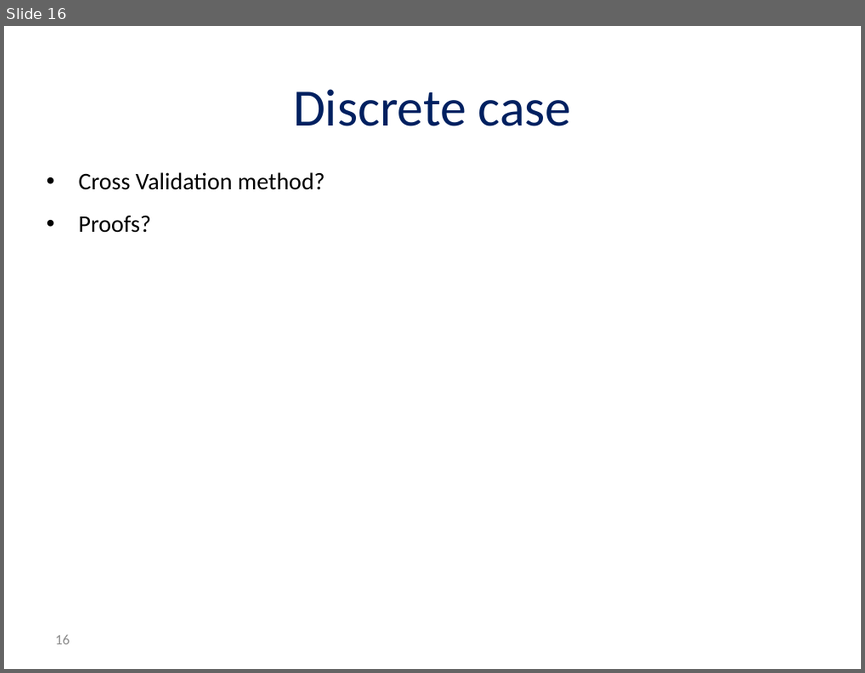
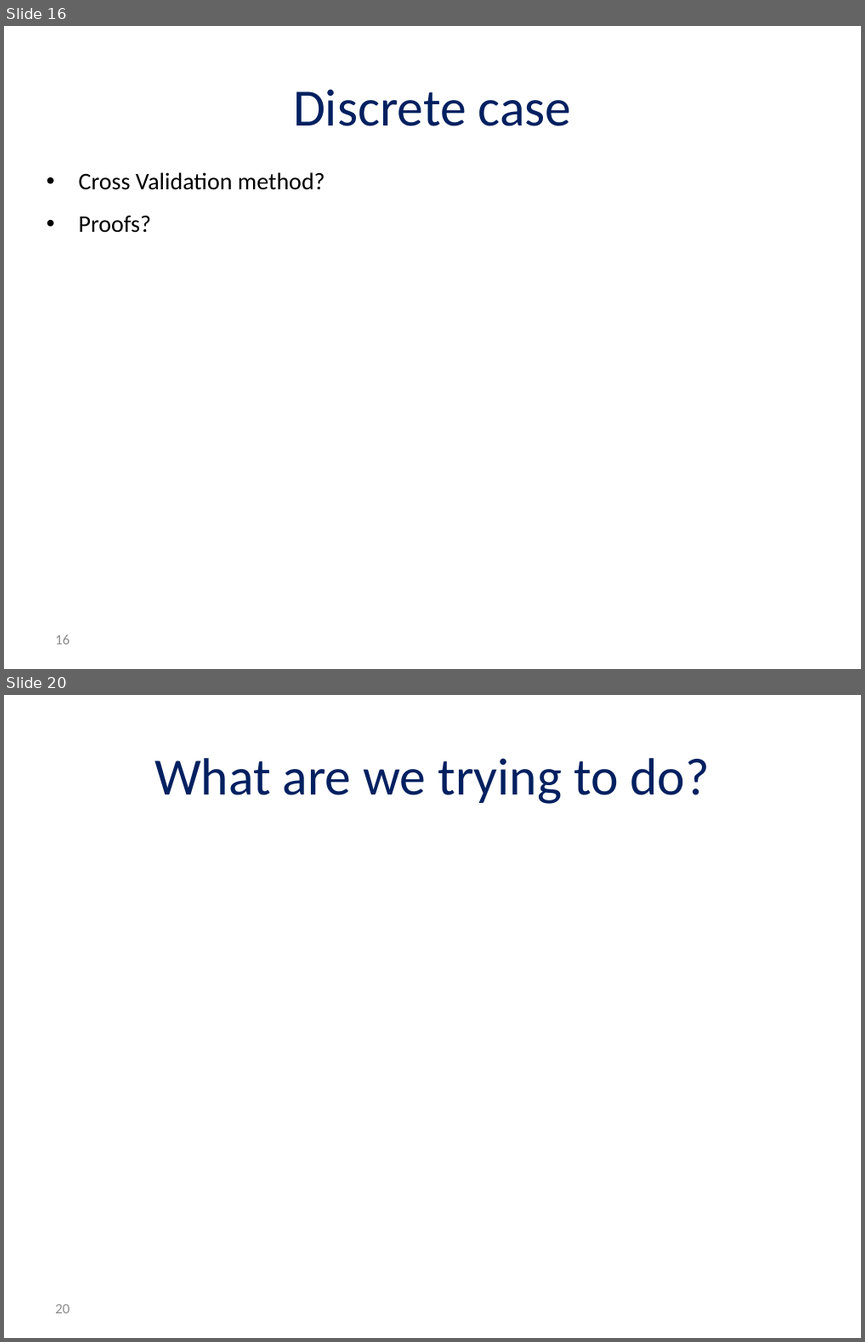
Before and after one commit to Asaf1408/Thesis, a slide deck: Qunatile regression.PPTX. Shown one above the other, each under a label of ours: slide 16 before the commit, slides 16 and 20 after it; the slides between them are not shown. The pictures are 865x673 and 865x1342 pixels, drawn with LibreOffice and Linux fonts; fonts in the diff are those of the drawing; grey boxes stand for pictures; background and template pictures are left out. Boxes give left, top, right and bottom in pixels: in the first picture for what was removed or moved away, otherwise in the second. Text is boxed around its words. In the diff, an @@ line names an element or a change of style, - is before the commit and + after.

```diff
--- a/Qunatile regression.PPTX
+++ b/Qunatile regression.PPTX
@@ slide 20 added at (4, 695, 861, 1338), background #FFFFFF @@
@@ title added at (154, 758, 710, 804), 44 pt, text #002060 @@
+What are we trying to do?
@@ page number added at (55, 1304, 69, 1313), 12 pt, text #8C8C8C @@
+20
```
Also in this commit, not shown: 16 other slides added, 51 other files.
